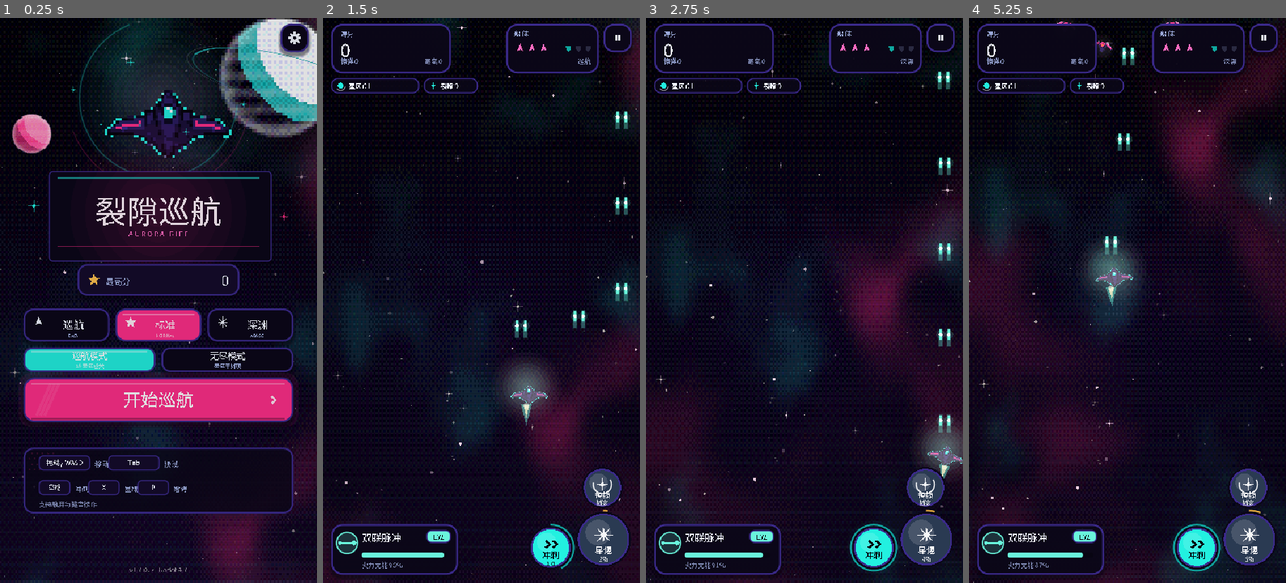
Above: before the commit, frames 1-4 (left to right).
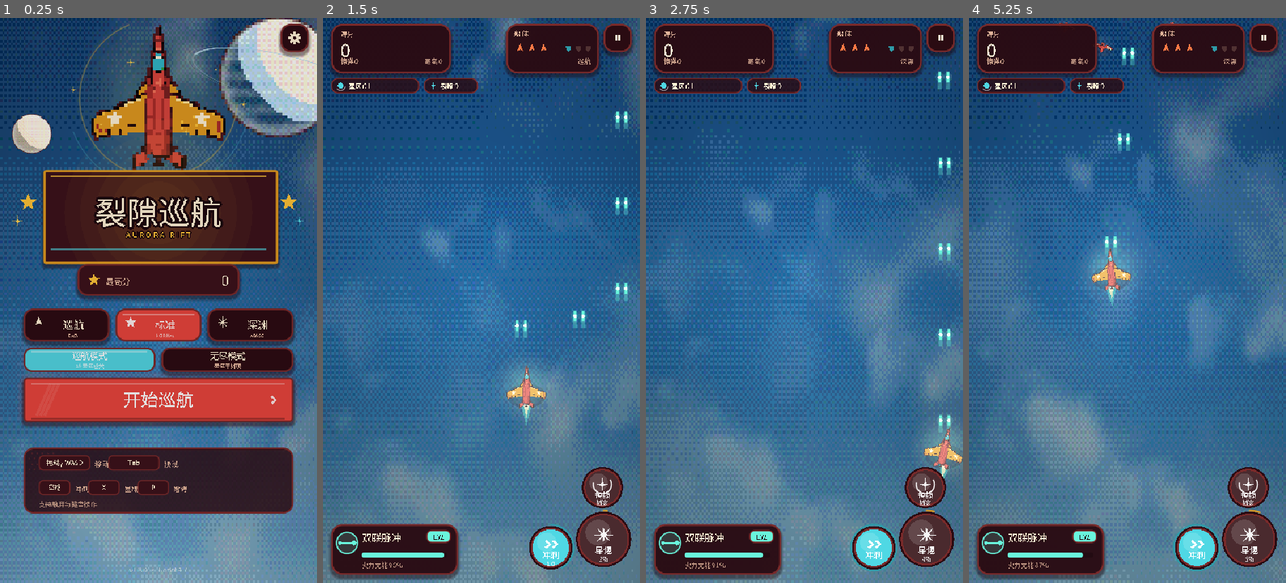
Above: after the commit, the same moments.

Repository: sctale/SpaceFighter-Godot
Game: Godot game, scene res://scenes/Main.tscn
The game is run twice, just before and just after one commit, with the same random seed, the same clock (stepped at 60 frames per second) and the same inputs.
Inputs (mouse positions are in pixels of both pictures, inside the frame that each line leads up to):
- Up to frame 1 (0.25 s): no input
- Up to frame 2 (1.5 s): tap Enter at 0.5 s; move the mouse to (551, 272) at 0.52 s; hold D 0.53-1.25 s; tap 1 at 0.6 s; click (551, 272) at 0.67 s; tap Space at 0.77 s; drag from (418, 328) to (465, 413) at 1.27 s
- Up to frame 3 (2.75 s): move the mouse to (836, 176) at 2.02 s; hold D from 2.03 s (still down); tap 3 at 2.1 s
- Up to frame 4 (5.25 s): release D at 2.75 s; drag from (1111, 413) to (1032, 215) at 2.77 s; move the mouse to (1222, 385) at 3.52 s; hold A 3.53-4.25 s; tap P at 3.6 s; tap Space at 3.77 s; drag from (1032, 215) to (1079, 159) at 4.27 s; move the mouse to (1143, 300) at 5.02 s; hold S from 5.03 s (still down); tap X at 5.1 s; click (1143, 300) at 5.17 s

The runs differ from the first frame. In frame 1, 98% of the frame differs, in the area x 0-100%, y 0-100%; in frame 2, 99%; in frame 3, 99%; in frame 4, 99%.

Commit message:
style: 全面对齐《像素飞机大战》3D 像素块美术并重绘图标（v1.8.0）

Diff:
--- a/project.godot
+++ b/project.godot
@@ -4,7 +4,7 @@
 
 [application]
 config/name="Space Fighter Godot"
-config/version="1.7.0"
+config/version="1.8.0"
 run/main_scene="res://scenes/Main.tscn"
 config/features=PackedStringArray("4.7", "GL Compatibility")
 config/icon="res://assets/icons/icon_1024.png"
--- a/scripts/backdrop.gd
+++ b/scripts/backdrop.gd
@@ -4,17 +4,24 @@
 ## 全屏自适应深空背景：程序化星云 shader + 三层视差星 + 赛璐璐星球/月面。
 ## 不占用预渲染贴图，540x960 / 540x1200 / 720x960 都能铺满。
 
+## 五套关卡主题（参考《像素飞机大战》）：白昼天空 / 黄昏 / 深蓝太空 / 暗红工业 / 翡翠星云。
+## cloud 控制像素云覆盖率，stars 控制星点亮度。
 const PALETTES := [
-	{"top": "#05030C", "mid": "#0F0726", "bottom": "#1A0A33",
-	 "neb_a": "#FF2E88", "neb_b": "#22F0E0", "glow": "#F2F7FF"},
-	{"top": "#07030F", "mid": "#1A0626", "bottom": "#2A0733",
-	 "neb_a": "#FF6BC1", "neb_b": "#7B4BFF", "glow": "#FFC14D"},
-	{"top": "#02080C", "mid": "#04202A", "bottom": "#062A38",
-	 "neb_a": "#22F0E0", "neb_b": "#B6FF3C", "glow": "#EAFBFF"},
-	{"top": "#0B0410", "mid": "#1E0A1E", "bottom": "#2E0D1A",
-	 "neb_a": "#FF6B3D", "neb_b": "#FF2E88", "glow": "#FFE9C4"},
-	{"top": "#05030F", "mid": "#100A2E", "bottom": "#180C44",
-	 "neb_a": "#7B4BFF", "neb_b": "#22F0E0", "glow": "#D9D2FF"},
+	{"top": "#14497F", "mid": "#2E78B4", "bottom": "#6FB4DC",
+	 "neb_a": "#FFF3D6", "neb_b": "#CFEFFF", "glow": "#FFF6E0",
+	 "cloud": 0.42, "stars": 0.0, "dim": 0.70},
+	{"top": "#3D1030", "mid": "#7A2438", "bottom": "#C25A2E",
+	 "neb_a": "#FFC66B", "neb_b": "#FF9AA8", "glow": "#FFE9C0",
+	 "cloud": 0.36, "stars": 0.0, "dim": 0.74},
+	{"top": "#0A0F2A", "mid": "#14224A", "bottom": "#1F3468",
+	 "neb_a": "#3D6BE0", "neb_b": "#5FE0E8", "glow": "#EAF6FF",
+	 "cloud": 0.10, "stars": 1.0, "dim": 0.92},
+	{"top": "#1E060C", "mid": "#3A0D14", "bottom": "#58181C",
+	 "neb_a": "#C22C2C", "neb_b": "#FF8A3D", "glow": "#FFD9A0",
+	 "cloud": 0.24, "stars": 0.35, "dim": 0.90},
+	{"top": "#07180F", "mid": "#0F3324", "bottom": "#174A33",
+	 "neb_a": "#4FCB5E", "neb_b": "#5FE0E8", "glow": "#EFFFE0",
+	 "cloud": 0.12, "stars": 0.9, "dim": 0.90},
 ]
 const ZONE_PALETTE := [0, 0, 1, 1, 2, 2, 3, 3, 4, 4]
 
@@ -45,6 +52,11 @@
 var _palette_i := 0
 var _colors := {}
 var _target := {}
+var _cloud := 0.9
+var _cloud_target := 0.9
+var _stars_k := 0.0
+var _stars_target := 0.0
+var _dim_target := 0.9
 var _rng := RandomNumberGenerator.new()
 
 
@@ -67,7 +79,7 @@
 	else:
 		grad = Gradient.new()
 		grad.offsets = PackedFloat32Array([0.0, 0.55, 1.0])
-		grad.colors = PackedColorArray([Color("#05030C"), Color("#0F0726"), Color("#1A0A33")])
+		grad.colors = PackedColorArray([Color("#1E5FA8"), Color("#3E8FD0"), Color("#8FD3EE")])
 		grad_tex = GradientTexture2D.new()
 		grad_tex.gradient = grad
 		grad_tex.width = 4
@@ -172,14 +184,14 @@
 		menu = bool(main.get("in_menu"))
 		if not menu:
 			speed = 22.0 if not bool(main.get("paused")) else 8.0
-	# 战斗时压暗天空，保证弹幕/机体对比；菜单保持明亮插画感
-	var dim_target := 1.0 if menu else 0.74
+	# 战斗时轻微压暗天空，保证弹幕/机体对比；参考作本身是高饱和亮背景，不再大幅压暗
+	var dim_target := 1.0 if menu else _dim_target
 	_dim = lerpf(_dim, dim_target, 1.0 - exp(-2.4 * delta))
 	if sky != null:
-		sky.modulate = Color(_dim * 0.98, _dim, _dim * 1.06, 1.0)
+		sky.modulate = Color(_dim, _dim, _dim, 1.0)
 		sky_mat.set_shader_parameter("game_dim", clampf((1.0 - _dim) / 0.26, 0.0, 1.0))
 	if grad_rect != null:
-		grad_rect.modulate = Color(_dim * 0.98, _dim, _dim * 1.06, 1.0)
+		grad_rect.modulate = Color(_dim, _dim, _dim, 1.0)
 	if planet_rect != null:
 		planet_rect.visible = menu
 		planet_rect.modulate = Color(1.0, 1.0, 1.0, 1.0) if menu else Color(1.0, 1.0, 1.0, 0.0)
@@ -219,6 +231,8 @@
 		set_weather("clear")
 	for key in _target:
 		_colors[key] = Color(_colors[key]).lerp(Color(_target[key]), 1.0 - exp(-1.8 * delta))
+	_cloud = lerpf(_cloud, _cloud_target, 1.0 - exp(-1.8 * delta))
+	_stars_k = lerpf(_stars_k, _stars_target, 1.0 - exp(-1.8 * delta))
 	_upload_colors()
 	queue_redraw()
 
@@ -230,9 +244,14 @@
 		"top": Color.html(p["top"]), "mid": Color.html(p["mid"]), "bottom": Color.html(p["bottom"]),
 		"neb_a": Color.html(p["neb_a"]), "neb_b": Color.html(p["neb_b"]), "glow": Color.html(p["glow"]),
 	}
+	_cloud_target = float(p.get("cloud", 0.0))
+	_stars_target = float(p.get("stars", 1.0))
+	_dim_target = float(p.get("dim", 0.9))
 	if instant or _colors.is_empty():
 		for k in _target:
 			_colors[k] = Color(_target[k])
+		_cloud = _cloud_target
+		_stars_k = _stars_target
 	_upload_colors()
 
 
@@ -247,20 +266,21 @@
 	sky_mat.set_shader_parameter("glow_color", _colors["glow"])
 	sky_mat.set_shader_parameter("scroll", _scroll)
 	sky_mat.set_shader_parameter("time_scale", 1.0)
+	sky_mat.set_shader_parameter("cloud_cover", _cloud)
 	if planet_mat != null:
 		planet_mat.set_shader_parameter("light_col", Color(_colors["glow"]).lerp(Color.WHITE, 0.32))
 		planet_mat.set_shader_parameter("mid_col", Color(_colors["neb_b"]).lerp(Color(_colors["bottom"]), 0.28))
 		planet_mat.set_shader_parameter("dark_col", Color(_colors["mid"]).darkened(0.38))
 		planet_mat.set_shader_parameter("band_col", Color(_colors["glow"]).lerp(Color.WHITE, 0.55))
 		planet_mat.set_shader_parameter("rim_col", Color(_colors["glow"]).lerp(Color.WHITE, 0.65))
-		planet_mat.set_shader_parameter("ink_col", Color("#2B2338"))
+		planet_mat.set_shader_parameter("ink_col", Color("#3A1520"))
 	if moon_mat != null:
 		moon_mat.set_shader_parameter("light_col", Color(_colors["neb_a"]).lerp(Color.WHITE, 0.42))
 		moon_mat.set_shader_parameter("mid_col", Color(_colors["neb_a"]).lerp(Color.WHITE, 0.12))
 		moon_mat.set_shader_parameter("dark_col", Color(_colors["neb_a"]).darkened(0.30))
 		moon_mat.set_shader_parameter("band_col", Color.WHITE)
 		moon_mat.set_shader_parameter("rim_col", Color.WHITE)
-		moon_mat.set_shader_parameter("ink_col", Color("#2B2338"))
+		moon_mat.set_shader_parameter("ink_col", Color("#3A1520"))
 
 
 func _draw() -> void:
@@ -307,13 +327,15 @@
 
 
 func _draw_stars() -> void:
+	if _stars_k <= 0.02:
+		return
 	for s in stars:
 		var pos := Vector2(float(s["u"]) * view_size.x, float(s["v"]) * view_size.y)
 		var depth := float(s["depth"])
 		var tw := 0.62 + 0.38 * sin(_time * 2.2 + float(s["phase"]))
-		var col := Color(1.0, 0.97, 0.90, (0.25 + 0.75 * depth) * tw)
+		var col := Color(1.0, 0.97, 0.90, (0.25 + 0.75 * depth) * tw * _stars_k)
 		if depth > 0.9:
-			col = Color(1.0, 0.88, 0.94, 0.95 * tw)
+			col = Color(1.0, 0.88, 0.94, 0.95 * tw * _stars_k)
 		var r := float(s["size"])
 		if bool(s["sparkle"]) and depth > 0.5:
 			var l := r * 5.0
--- a/scripts/main.gd
+++ b/scripts/main.gd
@@ -1121,7 +1121,7 @@
 			fx.float_text(boss.pos + Vector2(0, -40), "过关 +%d" % bonus, Color(1.0, 0.94, 0.72), 16)
 		sfx.play_boom()
 		if fx != null:
-			fx.explode(boss.pos, Color.html("#FFB3D9"), boss.size * 1.6, true)
+			fx.explode(boss.pos, Color.html("#FFD9A0"), boss.size * 1.6, true)
 			fx.nova(boss.pos)
 		_add_shake(17.28, 0.55)
 		_feel_freeze(CFG.FREEZE_BOSS_DIE)
@@ -1983,7 +1983,7 @@
 		Color(0.13, 0.94, 0.88, ring_a * 0.55), 1.5, true)
 	if boss.flash > 0.0:
 		_draw_ship(art + "_mask", boss.pos, boss.size * grow, 0.0,
-			Color(1, 1, 1, clampf(boss.flash / 0.08, 0.0, 1.0) * 0.85 * alpha))
+			Color(1, 1, 1, clampf(boss.flash / 0.08, 0.0, 1.0) * 0.45 * alpha))
 
 
 ## 光束渲染（Unity BossLaser）：预告细线+炮口呼吸 → 外层光晕+白芯，包络进 12/s 退 8/s。
@@ -2115,7 +2115,7 @@
 	if not _draw_ship(art, player_pos, PLAYER_ART_RADIUS, player_bank, Color(1.05, 1.05, 1.02, alpha)):
 		_draw_player_fallback(alpha)
 	else:
-		# 像素霓虹：机体整体提亮一档，确保深底上仍能一眼找到自机
+		# 3D 像素块：亮色天空上再叠一层白色轮廓，保证自机一眼可辨
 		_draw_ship(art + "_mask", player_pos, PLAYER_ART_RADIUS, player_bank,
 			Color(1.0, 1.0, 1.0, 0.34 * alpha))
 	if dash_t > 0.0:
@@ -2186,7 +2186,7 @@
 				Color(1.0, 0.98, 0.93, 0.08))
 			if e.flash > 0.0:
 				_draw_ship("enemy_" + e.kind + "_mask", e.pos, vis, ang,
-					Color(1, 1, 1, clampf(e.flash / 0.08, 0.0, 1.0) * 0.85))
+					Color(1, 1, 1, clampf(e.flash / 0.08, 0.0, 1.0) * 0.45))
 		if e.max_hp > 20.0:
 			var w: float = e.size * 2.0
 			var ratio := clampf(e.hp / e.max_hp, 0.0, 1.0)
--- a/scripts/ui_hud.gd
+++ b/scripts/ui_hud.gd
@@ -153,7 +153,7 @@
 	rects["dash"] = Rect2(dash_c - Vector2(dash_r, dash_r), Vector2(dash_r * 2, dash_r * 2))
 	rects["weapon"] = Rect2(swap_c - Vector2(swap_r, swap_r), Vector2(swap_r * 2, swap_r * 2))
 	var nova_ready := float(main.nova) >= 100.0
-	action_button(ci, skin, nova_c, nova_r, skin.GOLD if nova_ready else Color("#2A3A52"),
+	action_button(ci, skin, nova_c, nova_r, skin.GOLD if nova_ready else Color("#4A2A2E"),
 		"burst", "星爆", "%d%%" % int(float(main.nova)), float(main.nova) / 100.0,
 		skin.GOLD_DEEP, pressed == "nova", nova_ready)
 	action_button(ci, skin, dash_c, dash_r, skin.CYAN, "chevron", "冲刺",
@@ -161,7 +161,7 @@
 		1.0 - clampf(float(main.dash_cd) / CFG.DASH_COOLDOWN, 0.0, 1.0),
 		skin.CYAN_DEEP, pressed == "dash", float(main.dash_cd) <= 0.0)
 	var can_swap := int(main.weapons.unlocked_count()) >= 2
-	var swap_tint := wtint if can_swap else Color("#2A3A52")
+	var swap_tint := wtint if can_swap else Color("#4A2A2E")
 	action_button(ci, skin, swap_c, swap_r, swap_tint, "swap", "换线",
 		("L%d" % lv) if can_swap else "锁定", 1.0 if can_swap else 0.0,
 		skin.INK_SOFT, pressed == "weapon", can_swap)
--- a/scripts/ui_menu.gd
+++ b/scripts/ui_menu.gd
@@ -21,14 +21,14 @@
 	var start_y := safe_top + vh * 0.705
 	var hint_y := safe_top + vh * 0.850
 
-	# Hero 机体：像素精灵放大（最近邻），带霓虹光晕与环绕轨道
+	# Hero 机体：像素精灵放大（最近邻），带暖金/青双色光晕与环绕轨道
 	var bob := sin(t * 1.15) * 7.0
-	skin.glow(ci, hero_c + Vector2(0, bob), hero_size * 0.52, Color("#22F0E0"), 7, 0.22)
-	skin.glow(ci, hero_c + Vector2(0, bob), hero_size * 0.34, Color("#FF2E88"), 6, 0.16)
+	skin.glow(ci, hero_c + Vector2(0, bob), hero_size * 0.52, Color("#FFC637"), 7, 0.20)
+	skin.glow(ci, hero_c + Vector2(0, bob), hero_size * 0.34, Color("#4FD8E4"), 6, 0.14)
 	ci.draw_arc(hero_c + Vector2(0, bob), hero_size * 0.50, t * 0.35, t * 0.35 + PI * 1.35, 48,
-		Color(0.13, 0.94, 0.88, 0.30), 2.0, true)
+		Color(1.0, 0.78, 0.22, 0.34), 2.0, true)
 	ci.draw_arc(hero_c + Vector2(0, bob), hero_size * 0.58, -t * 0.24, -t * 0.24 + PI * 0.9, 40,
-		Color(1.0, 0.18, 0.53, 0.22), 1.5, true)
+		Color(0.31, 0.85, 0.89, 0.26), 1.5, true)
 	var hero_tex: Texture2D = main._ship_tex("player_pulse")
 	if hero_tex != null:
 		ci.draw_set_transform(hero_c + Vector2(0, bob), sin(t * 0.75) * 0.012, Vector2.ONE)
@@ -38,22 +38,24 @@
 	for i in range(6):
 		var a := t * 0.8 + i * TAU / 6.0
 		var p := hero_c + Vector2(cos(a), sin(a) * 0.42) * (hero_size * 0.55)
-		skin.sparkle(ci, p, 7.0, Color(0.13, 0.94, 0.88, 0.8), t + i)
+		skin.sparkle(ci, p, 7.0, Color(1.0, 0.82, 0.30, 0.85), t + i)
 
-	# 标题：霓虹像素文字（不再用 3D Logo，保持整屏像素风一致）
+	# 标题：厚描边像素块 Logo（参考《像素飞机大战》的暖金标题）
 	var title_c := Vector2(cx, title_y)
-	ci.draw_set_transform(title_c + Vector2(3, 6), 0.0, Vector2.ONE)
-	skin.panel(ci, Rect2(-190, -77, 380, 154), skin.PAPER, 6.0, skin.BORDER, 2.0, true)
+	ci.draw_set_transform(title_c + Vector2(4, 7), 0.0, Vector2.ONE)
+	skin.panel(ci, Rect2(-200, -80, 400, 160), skin.BG_CARD, 4.0, skin.GOLD_DEEP, 4.0, true)
 	ci.draw_set_transform(Vector2.ZERO, 0.0, Vector2.ONE)
-	skin.glow(ci, title_c, 150.0, Color("#FF2E88"), 6, 0.20)
+	skin.glow(ci, title_c, 160.0, Color("#FFC637"), 6, 0.22)
 	ci.draw_set_transform(title_c, 0.0, Vector2.ONE)
-	ci.draw_rect(Rect2(-172, -60, 344, 2), Color(0.13, 0.94, 0.88, 0.55))
-	ci.draw_rect(Rect2(-172, 56, 344, 2), Color(1.0, 0.18, 0.53, 0.55))
-	skin.text_center(ci, 0, 18, "裂隙巡航", 54, Color("#FFF2FA"), 0)
-	skin.text_center(ci, 0, 40, "A U R O R A   R I F T", 12, skin.PINK_DEEP, 0)
+	ci.draw_rect(Rect2(-184, -64, 368, 3), Color(1.0, 0.78, 0.22, 0.75))
+	ci.draw_rect(Rect2(-184, 60, 368, 3), Color(0.31, 0.85, 0.89, 0.62))
+	skin.text_center(ci, 0, 20, "裂隙巡航", 54, Color("#FFF3D6"), 4)
+	skin.text_center(ci, 0, 42, "A U R O R A   R I F T", 13, skin.GOLD, 2)
 	ci.draw_set_transform(Vector2.ZERO, 0.0, Vector2.ONE)
-	skin.sparkle(ci, title_c + Vector2(-212, -12), 13.0, Color(0.13, 0.94, 0.88), t)
-	skin.sparkle(ci, title_c + Vector2(214, 6), 10.0, Color(1.0, 0.18, 0.53), t + 1.2)
+	skin.icon_star(ci, title_c + Vector2(-222, -18), 15.0, skin.GOLD)
+	skin.icon_star(ci, title_c + Vector2(222, -18), 15.0, skin.GOLD)
+	skin.sparkle(ci, title_c + Vector2(-240, 14), 12.0, Color(1.0, 0.82, 0.30), t)
+	skin.sparkle(ci, title_c + Vector2(240, 14), 10.0, Color(0.31, 0.85, 0.89), t + 1.2)
 
 	# 最高分
 	var best_rect := Rect2(cx - 138.0, best_y - 86.0, 276.0, 54.0)
--- a/scripts/ui_settings.gd
+++ b/scripts/ui_settings.gd
@@ -35,7 +35,7 @@
 		skin.text(ci, rr.position + Vector2(18, 44), String(opts[i][2]), skin.TEXT_XS,
 			Color(skin.INK_SOFT.r, skin.INK_SOFT.g, skin.INK_SOFT.b, 0.8))
 		var pill := Rect2(rr.end.x - 96.0, rr.position.y + 12.0, 76.0, 32.0)
-		skin.panel(ci, pill, skin.CYAN if on else Color("#2A3A52"), 10.0, skin.BORDER, 2.0, false)
+		skin.panel(ci, pill, skin.CYAN if on else Color("#4A2A2E"), 10.0, skin.BORDER, 2.0, false)
 		skin.text_center(ci, pill.get_center().x, pill.position.y + 22.0,
 			"开" if on else "关", skin.TEXT_MD, skin.BG_PRIMARY if on else skin.INK_SOFT, 0)
 
--- a/scripts/ui_skin.gd
+++ b/scripts/ui_skin.gd
@@ -5,21 +5,21 @@
 ## Token 取自《UI 全面重构实施方案》；旧常量名保留为语义别名，调用方无需改名。
 ## 所有控件用 StyleBoxFlat 绘制，圆角/描边/投影一次缓存，避免每帧新建资源。
 
-# ---- Design Tokens（像素霓虹）----
-const BG_PRIMARY := Color("#05030C")   # 深空主背景
-const BG_PANEL := Color("#0B0718")     # 面板底
-const BG_CARD := Color("#140B2A")      # 卡片/次级面板底
-const ACCENT_BLUE := Color("#FF2E88")  # 主高亮（出发/选中/武器）→ 霓虹洋红
-const ACCENT_CYAN := Color("#22F0E0")  # 次高亮（冲刺/护盾/进度）→ 霓虹青
-const COLOR_GOLD := Color("#FFC14D")   # 奖励/连击/星爆
-const COLOR_DANGER := Color("#FF4D5A") # 警示/失谐/危险
-const WARNING_BG := Color(0.18, 0.02, 0.12)  # Boss 预警横幅底（暗洋红）
-const WARNING_TINT := Color(1.0, 0.55, 0.72)  # 预警箭头/强调
-const WARNING_TEXT := Color(1.0, 0.88, 0.93)  # 预警副文字
-const TEXT_PRIMARY := Color("#F2F7FF") # 主文字
-const TEXT_SECONDARY := Color("#9AA8D8") # 次文字
-const BORDER := Color("#3B2A8C")       # 面板描边
-const BORDER_SOFT := Color("#241A4A")  # 弱描边/分隔
+# ---- Design Tokens（3D 像素块 · 参考《像素飞机大战》）----
+const BG_PRIMARY := Color("#1A060C")   # 暗红主背景
+const BG_PANEL := Color("#2A0B12")     # 面板底
+const BG_CARD := Color("#3A121A")      # 卡片/次级面板底
+const ACCENT_BLUE := Color("#E8453C")  # 主高亮（出发/选中/武器）→ 樱桃红
+const ACCENT_CYAN := Color("#4FD8E4")  # 次高亮（冲刺/护盾/进度）→ 天空青
+const COLOR_GOLD := Color("#FFC637")   # 奖励/连击/星爆
+const COLOR_DANGER := Color("#FF5A4D") # 警示/失谐/危险
+const WARNING_BG := Color(0.23, 0.04, 0.05)  # Boss 预警横幅底（暗红）
+const WARNING_TINT := Color(1.0, 0.69, 0.23)  # 预警箭头/强调
+const WARNING_TEXT := Color(1.0, 0.95, 0.84)  # 预警副文字
+const TEXT_PRIMARY := Color("#FFF3D6") # 主文字（奶油白）
+const TEXT_SECONDARY := Color("#E0B49A") # 次文字（暖灰）
+const BORDER := Color("#7A2A2A")       # 面板描边（暗红铜）
+const BORDER_SOFT := Color("#4A1A20")  # 弱描边/分隔
 
 # ---- Design Tokens（字号阶梯，逐屏阶段逐步采用）----
 const TEXT_XS := 9
@@ -30,10 +30,10 @@
 const TEXT_H1 := 34
 const TEXT_H2 := 42
 
-# ---- Design Tokens（圆角 / 间距）：像素风用小圆角，接近直角 ----
-const R_SM := 3.0
-const R_MD := 5.0
-const R_LG := 7.0
+# ---- Design Tokens（圆角 / 间距）：像素块风格用接近直角的厚边 ----
+const R_SM := 2.0
+const R_MD := 4.0
+const R_LG := 6.0
 const SP_1 := 4.0
 const SP_2 := 8.0
 const SP_3 := 12.0
@@ -47,15 +47,15 @@
 const CREAM := BG_CARD               # 卡片底
 const WHITE := Color("#FFFFFF")
 const PINK := ACCENT_BLUE            # 主高亮
-const PINK_DEEP := Color("#FF6BC1")  # 亮洋红（标题/Boss 血条，暗底可读）
+const PINK_DEEP := Color("#FF7A45")  # 亮橙（标题/Boss 血条，暗底可读）
 const CYAN := ACCENT_CYAN
-const CYAN_DEEP := Color("#0FA8A0")
+const CYAN_DEEP := Color("#2E9BA8")
 const GOLD := COLOR_GOLD
-const GOLD_DEEP := Color("#F0B23E")
-const VIOLET := Color("#B06BFF")
-const VIOLET_DEEP := Color("#7B4BFF")
+const GOLD_DEEP := Color("#E09A1E")
+const VIOLET := Color("#8A6BE0")
+const VIOLET_DEEP := Color("#5B47B0")
 const RED := COLOR_DANGER
-const BLUE := Color("#5A3BFF")
+const BLUE := Color("#3D6BE0")
 
 var font: Font
 var _styles := {}
@@ -117,7 +117,7 @@
 	var r := rect
 	if pressed:
 		r.position.y += 3.0
-	panel(ci, r, fill, 18.0, BORDER, 3.0, not pressed)
+	panel(ci, r, fill, R_LG, BORDER, 3.0, not pressed)
 	# 顶部高光条与底部内阴影
 	var hi := Color(1, 1, 1, 0.30) if not pressed else Color(1, 1, 1, 0.14)
 	ci.draw_rect(Rect2(r.position + Vector2(14, 9), Vector2(r.size.x - 28, 3)), hi)
--- a/shaders/space_bg.gdshader
+++ b/shaders/space_bg.gdshader
@@ -1,24 +1,25 @@
 shader_type canvas_item;
 render_mode unshaded;
 
-// 像素霓虹深空：低分辨率像素化的星云 + CRT 扫描线 + 拜尔抖动 + 霓虹地平线。
+// 3D 像素块背景（参考《像素飞机大战》）：低分辨率像素云 / 星空 + 拜尔抖动 + 暖色地平线。
 // 全部程序化，540x960 到 720x1200 都能铺满，不依赖预渲染贴图。
-// 与 space_bg 旧版保持相同的 uniform 名称，backdrop.gd 无需改参数即可切换。
+// 与旧版 space_bg 保持相同的 uniform 名称，backdrop.gd 只新增 cloud_cover。
 
-uniform vec4 top_color : source_color = vec4(0.02, 0.01, 0.05, 1.0);
-uniform vec4 mid_color : source_color = vec4(0.06, 0.02, 0.14, 1.0);
-uniform vec4 bottom_color : source_color = vec4(0.12, 0.02, 0.16, 1.0);
-uniform vec4 nebula_a : source_color = vec4(0.85, 0.10, 0.55, 1.0);
-uniform vec4 nebula_b : source_color = vec4(0.10, 0.75, 0.90, 1.0);
-uniform vec4 glow_color : source_color = vec4(0.95, 0.95, 1.0, 1.0);
+uniform vec4 top_color : source_color = vec4(0.12, 0.37, 0.66, 1.0);
+uniform vec4 mid_color : source_color = vec4(0.24, 0.56, 0.82, 1.0);
+uniform vec4 bottom_color : source_color = vec4(0.56, 0.83, 0.93, 1.0);
+uniform vec4 nebula_a : source_color = vec4(1.0, 0.95, 0.84, 1.0);
+uniform vec4 nebula_b : source_color = vec4(0.81, 0.94, 1.0, 1.0);
+uniform vec4 glow_color : source_color = vec4(1.0, 0.96, 0.88, 1.0);
 uniform float time_scale : hint_range(0.0, 3.0) = 1.0;
 uniform float scroll : hint_range(0.0, 4.0) = 0.0;
 uniform float nebula_amount : hint_range(0.0, 1.0) = 0.52;
-uniform float vignette_strength : hint_range(0.0, 1.0) = 0.46;
+uniform float cloud_cover : hint_range(0.0, 1.0) = 0.0;
+uniform float vignette_strength : hint_range(0.0, 1.0) = 0.34;
 uniform float game_dim : hint_range(0.0, 1.0) = 0.0;
-// 像素网格密度：越大像素越细。180 约等于 180 格横向。
-uniform float pixel_grid : hint_range(64.0, 512.0) = 168.0;
-uniform float scanline : hint_range(0.0, 1.0) = 0.16;
+// 像素网格密度：越大像素越细。148 接近参考作的块状颗粒。
+uniform float pixel_grid : hint_range(64.0, 512.0) = 148.0;
+uniform float scanline : hint_range(0.0, 1.0) = 0.0;
 
 float hash21(vec2 p) {
 	p = fract(p * vec2(123.34, 456.21));
@@ -61,7 +62,7 @@
 }
 
 void fragment() {
-	// 1) 先把 UV 吸附到粗像素网格，星云按块状着色
+	// 1) 先把 UV 吸附到粗像素网格，云与星云按块状着色
 	vec2 grid = vec2(pixel_grid, pixel_grid + 60.0);
 	vec2 cell = floor(UV * grid);
 	vec2 puv = (cell + 0.5) / grid;
@@ -69,31 +70,39 @@
 	vec3 col = mix(top_color.rgb, mid_color.rgb, smoothstep(0.0, 0.62, puv.y));
 	col = mix(col, bottom_color.rgb, smoothstep(0.55, 1.05, puv.y));
 
-	// 2) 两块霓虹星云（洋红 / 青），像素化后仍保持成团形状
+	// 2) 像素云：厚实成团的白/奶油色云块，边缘用硬阶跃保持块状
+	vec2 cdrift = vec2(0.0, scroll * 0.22);
+	vec2 cq = puv * vec2(4.6, 6.4) + cdrift + vec2(TIME * 0.012 * time_scale, 0.0);
+	float cn = fbm(cq + fbm(cq * 0.8 + 2.7) * 0.55);
+	float cloud = smoothstep(0.56, 0.75, cn);
+	float cloud_core = smoothstep(0.68, 0.87, cn);
+	col = mix(col, nebula_b.rgb, cloud * cloud_cover * 0.45);
+	col = mix(col, nebula_a.rgb, cloud_core * cloud_cover * 0.62);
+
+	// 3) 星云 / 工业烟尘：低透明度大块，给深空与暗红关卡垫底
 	vec2 drift = vec2(0.0, scroll * 0.42);
 	vec2 q = puv * vec2(2.2, 3.0) + drift + vec2(TIME * 0.010 * time_scale, 0.0);
 	float n1 = fbm(q + fbm(q * 0.7 + 3.1) * 0.6);
 	float n2 = fbm(q * 1.6 - drift + vec2(9.4, TIME * 0.016 * time_scale));
-	col = mix(col, nebula_a.rgb, smoothstep(0.44, 0.88, n1) * nebula_amount);
-	col = mix(col, nebula_b.rgb, smoothstep(0.52, 0.94, n2) * nebula_amount * 0.62);
+	col = mix(col, nebula_a.rgb, smoothstep(0.44, 0.88, n1) * nebula_amount * (1.0 - cloud_cover * 0.6));
+	col = mix(col, nebula_b.rgb, smoothstep(0.52, 0.94, n2) * nebula_amount * 0.55 * (1.0 - cloud_cover * 0.6));
 
-	// 3) 霓虹地平线：底部一排渐隐的像素横线，像街机机台的透视格
-	float horizon = smoothstep(0.62, 1.0, puv.y);
-	float line = step(0.86, fract(puv.y * 34.0 + TIME * 0.05 * time_scale));
-	col += nebula_b.rgb * line * horizon * 0.055;
+	// 4) 地平线：底部一条更亮的像素带，模拟天空/大气层
+	float horizon = smoothstep(0.70, 1.02, puv.y);
+	col += glow_color.rgb * horizon * 0.10 * (0.35 + cloud_cover * 0.65);
 
-	// 4) 拜尔抖动量化：把连续渐变压成有限色阶，得到像素画质感
+	// 5) 拜尔抖动量化：把连续渐变压成有限色阶，得到像素画质感
 	float d = bayer(cell);
-	col = floor(col * 11.0 + d) / 11.0;
+	col = floor(col * 9.0 + d) / 9.0;
 
-	// 5) CRT 扫描线（按屏幕行，而不是色块行）
+	// 6) 可选扫描线（默认关闭；保留 uniform 供兼容）
 	float sl = step(0.5, fract(FRAGCOORD.y * 0.5));
 	col *= 1.0 - sl * scanline;
 
-	// 6) 暗角 + 战斗模式压暗，保证弹幕可读
+	// 7) 暗角 + 战斗模式压暗，保证弹幕可读
 	float v = length((UV - vec2(0.5, 0.46)) * vec2(1.0, 0.78));
 	col *= 1.0 - v * vignette_strength;
-	col *= 1.0 - smoothstep(0.30, 1.0, UV.y) * 0.30 * game_dim;
+	col *= 1.0 - smoothstep(0.30, 1.0, UV.y) * 0.24 * game_dim;
 
 	COLOR = vec4(col, 1.0);
 }
Binary file changed: assets/icons/icon_1024.png
Binary file changed: assets/icons/icon_bg_1024.png
Binary file changed: assets/icons/icon_fg_1024.png
Binary file changed: assets/ships/boss_dreadnought.png
Binary file changed: assets/ships/boss_dreadnought_mask.png
Binary file changed: assets/ships/boss_gatekeeper.png
Binary file changed: assets/ships/boss_gatekeeper_mask.png
Binary file changed: assets/ships/boss_helios.png
Binary file changed: assets/ships/boss_helios_mask.png
Binary file changed: assets/ships/boss_seraph.png
Binary file changed: assets/ships/boss_seraph_mask.png
Binary file changed: assets/ships/boss_serpent.png
(and 79 more such lines)
